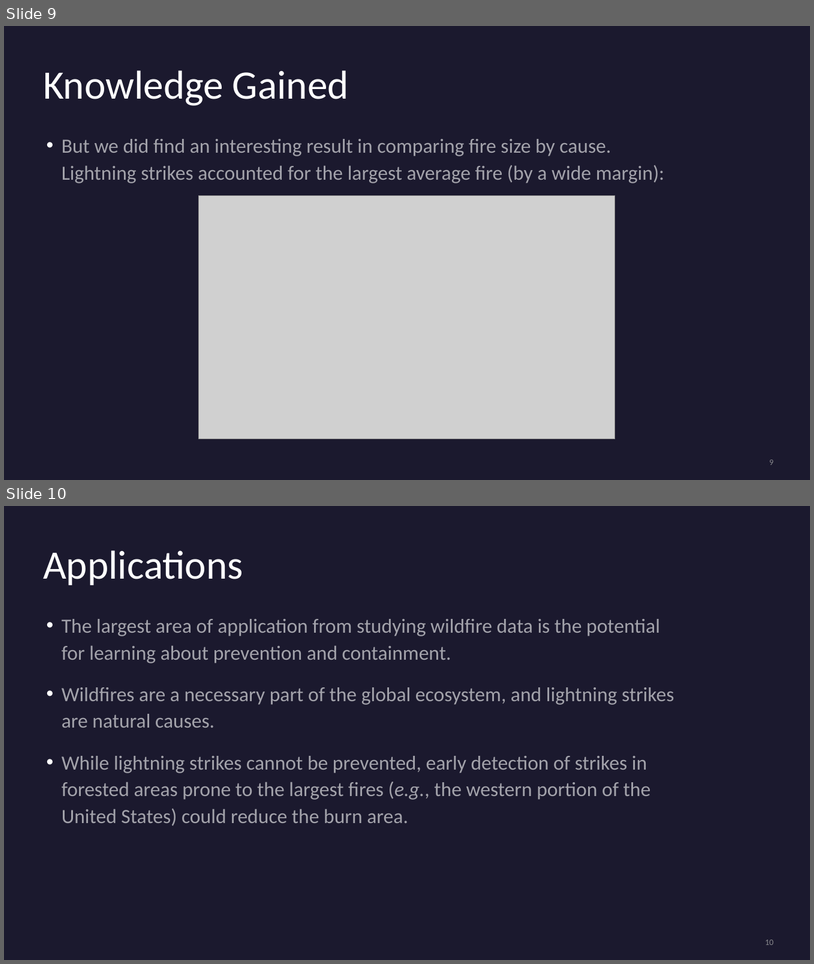
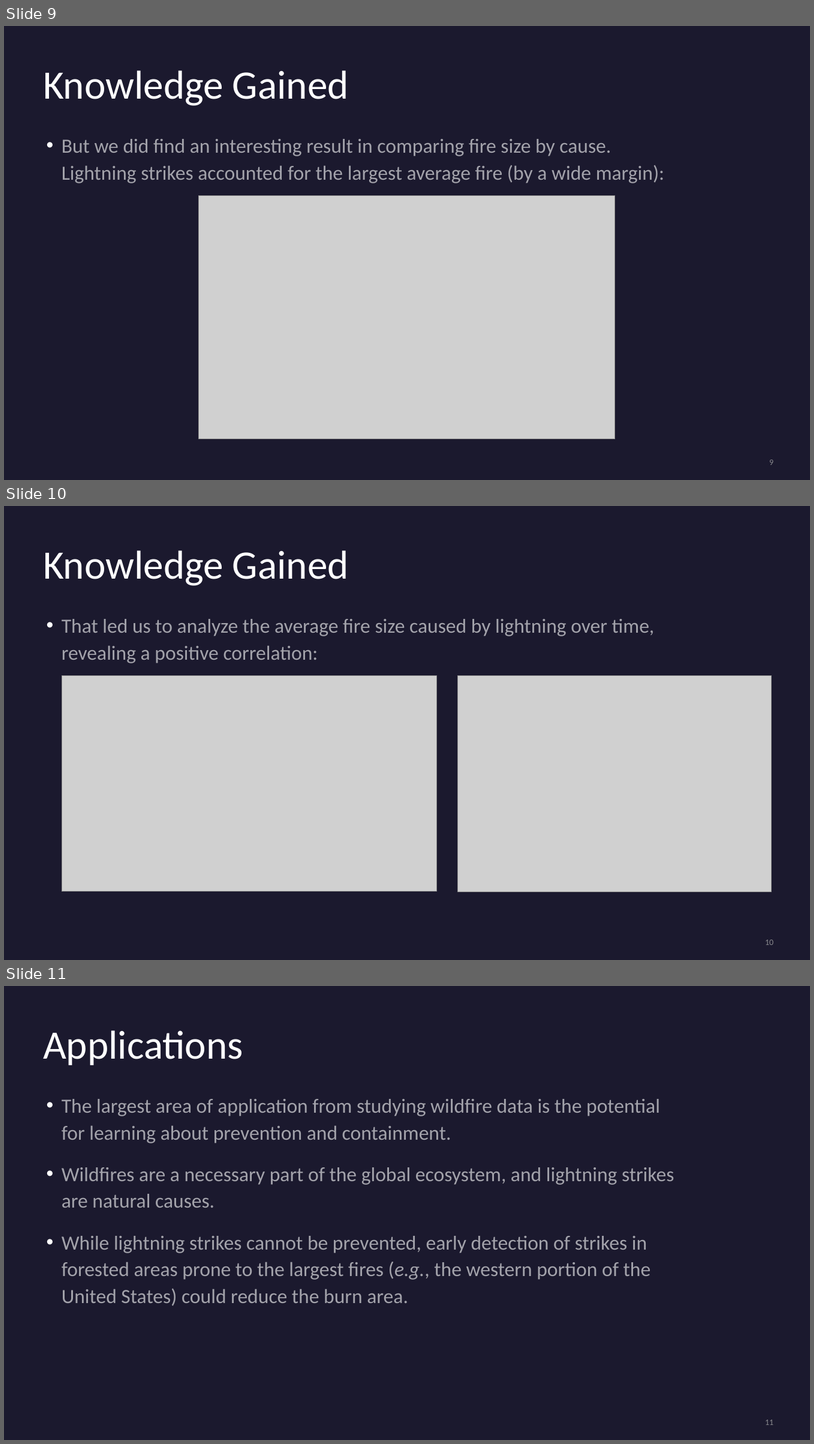
Before and after one commit to rodu4835/CSPB4502_ProjectWildfire, a slide deck: 03_ProjectWildfire_Part6.pptx. Shown one above the other, each under a label of ours: slides 9 and 10 before the commit, slides 9, 10 and 11 after it. The pictures are 814x964 and 814x1444 pixels, drawn with LibreOffice and Linux fonts; fonts in the diff are those of the drawing; grey boxes stand for pictures. Boxes give left, top, right and bottom in pixels: in the first picture for what was removed or moved away, otherwise in the second. Text is boxed around its words. In the diff, an @@ line names an element or a change of style, - is before the commit and + after.

Commit message:
Adding lightning strike data and visualization

```diff
--- a/03_ProjectWildfire_Part6.pptx
+++ b/03_ProjectWildfire_Part6.pptx
@@ slide 10 added at [4, 506, 810, 960], background #1B192E @@
@@ text added at [43, 550, 349, 586], 48 pt, text #FFFFFF @@
+Knowledge Gained
@@ text added at [62, 619, 655, 663], 24 pt, text #FFFFFF at 60% opacity @@
+• That led us to analyze the average fire size caused by lightning over time, revealing a positive correlation:
@@ picture added at [62, 675, 437, 891] @@
@@ picture added at [458, 675, 772, 891] @@
@@ page number added at [765, 939, 774, 945], 10 pt, text #A6A6A6 at 80% opacity @@
+10
@@ what was slide 10 is now slide 11 @@
@@ page number at [765, 1419, 774, 1425]: text changed @@
-10
+11
```
